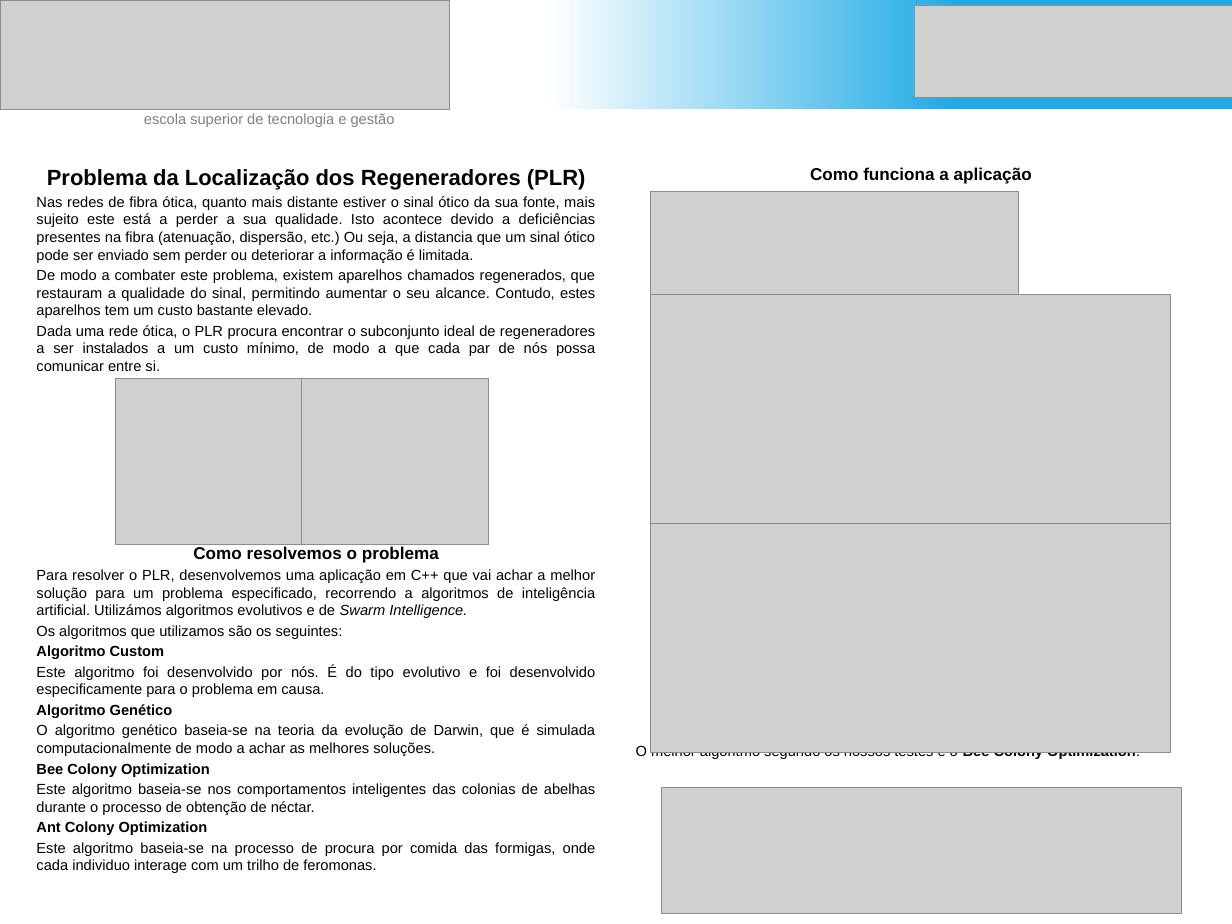
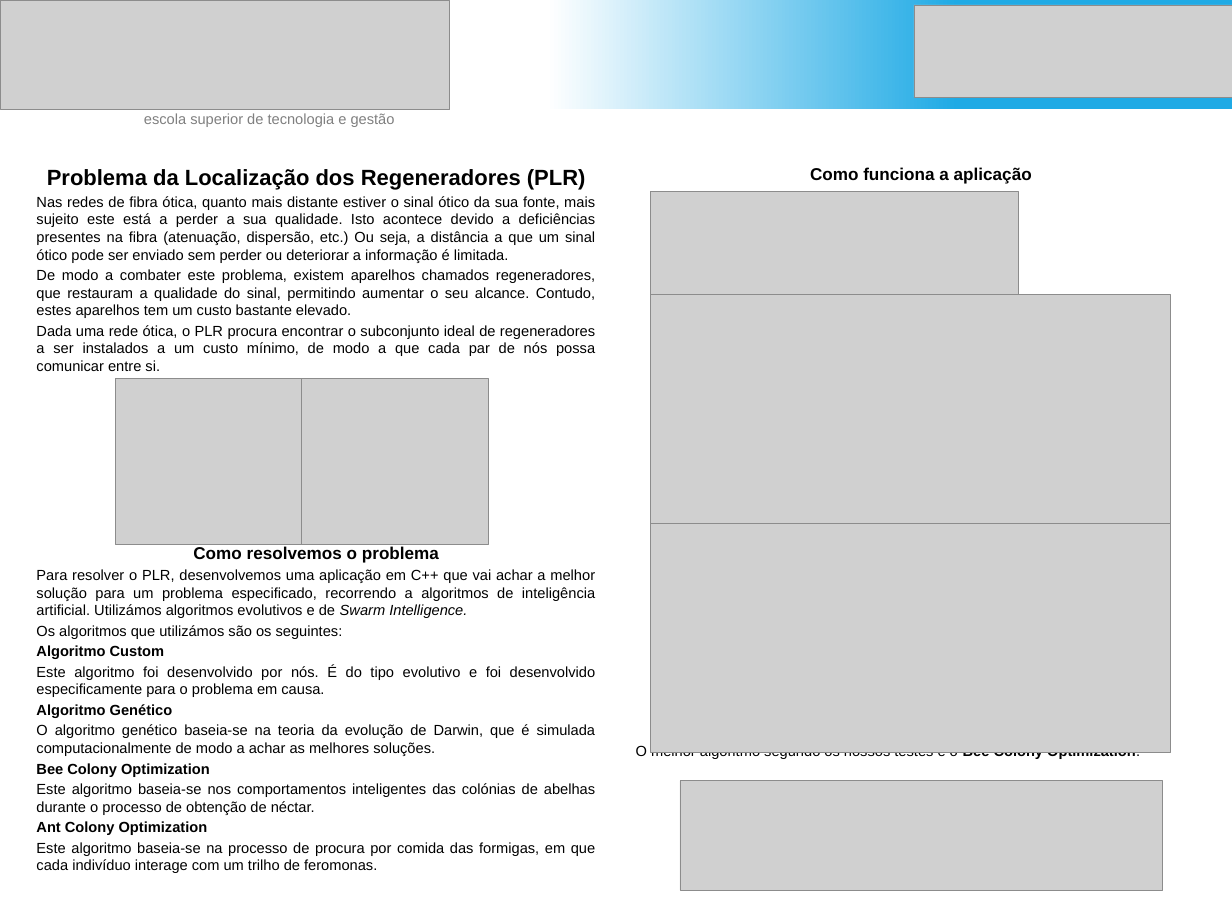
Before and after one commit to xQsme/RLP_Qt, a slide deck: slide 1 of Poster-2151163-2150662.pptx. Drawn at 1232x924 pixels with LibreOffice and Linux fonts; fonts in the diff are those of the drawing; grey boxes stand for pictures; background and template pictures are left out. Boxes give left, top, right and bottom in pixels: in the first picture for what was removed or moved away, otherwise in the second. Text is boxed around its words. In the diff, an @@ line names an element or a change of style, - is before the commit and + after.

```diff
--- a/Poster-2151163-2150662.pptx
+++ b/Poster-2151163-2150662.pptx
@@ text at box(36, 196, 595, 318): text changed @@
-Nas redes de fibra ótica, quanto mais distante estiver o sinal ótico da sua fonte, mais sujeito este está a perder a sua qualidade. Isto acontece devido a deficiências presentes na fibra (atenuação, dispersão, etc.) Ou seja, a distancia que um sinal ótico pode ser enviado sem perder ou deteriorar a informação é limitada.
-De modo a combater este problema, existem aparelhos chamados regenerados, que restauram a qualidade do sinal, permitindo aumentar o seu alcance. Contudo, estes aparelhos tem um custo bastante elevado.
+Nas redes de fibra ótica, quanto mais distante estiver o sinal ótico da sua fonte, mais sujeito este está a perder a sua qualidade. Isto acontece devido a deficiências presentes na fibra (atenuação, dispersão, etc.) Ou seja, a distância a que um sinal ótico pode ser enviado sem perder ou deteriorar a informação é limitada.
+De modo a combater este problema, existem aparelhos chamados regeneradores, que restauram a qualidade do sinal, permitindo aumentar o seu alcance. Contudo, estes aparelhos tem um custo bastante elevado.
@@ text at box(36, 625, 343, 639): text changed @@
-Os algoritmos que utilizamos são os seguintes:
+Os algoritmos que utilizámos são os seguintes:
@@ text at box(36, 783, 595, 815): text changed @@
-Este algoritmo baseia-se nos comportamentos inteligentes das colonias de abelhas durante o processo de obtenção de néctar.
+Este algoritmo baseia-se nos comportamentos inteligentes das colónias de abelhas durante o processo de obtenção de néctar.
@@ picture: place and size @@
-picture at box(661, 788, 1181, 914)
+picture at box(680, 781, 1162, 890)
@@ text at box(36, 842, 595, 873): text changed @@
-Este algoritmo baseia-se na processo de procura por comida das formigas, onde cada individuo interage com um trilho de feromonas.
+Este algoritmo baseia-se na processo de procura por comida das formigas, em que cada indivíduo interage com um trilho de feromonas.
```
Also in this commit, not shown: 6 other files.
